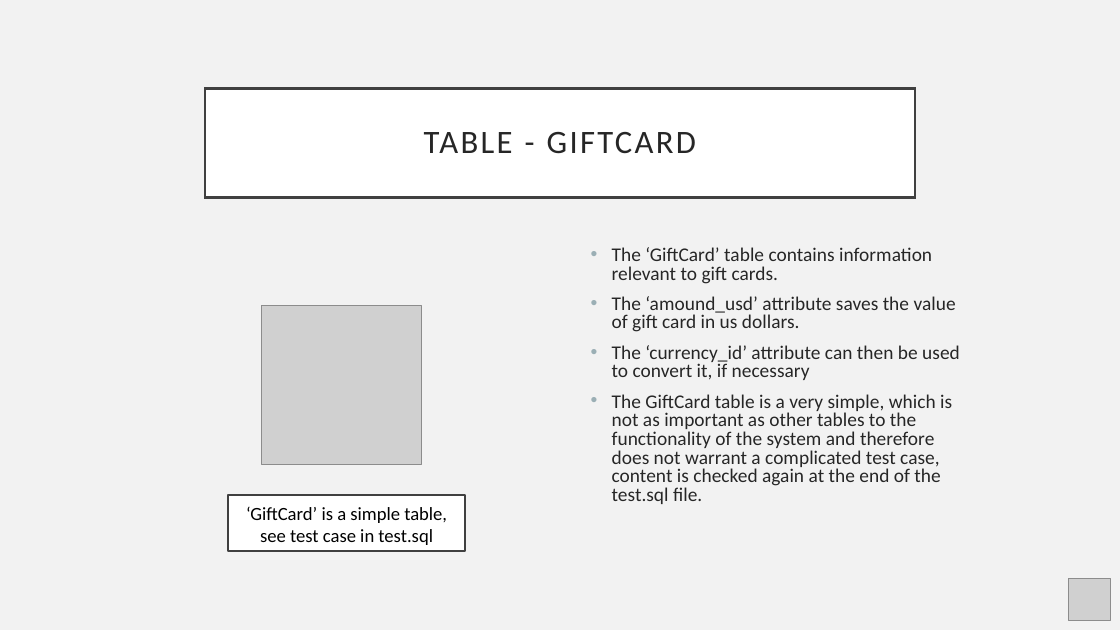
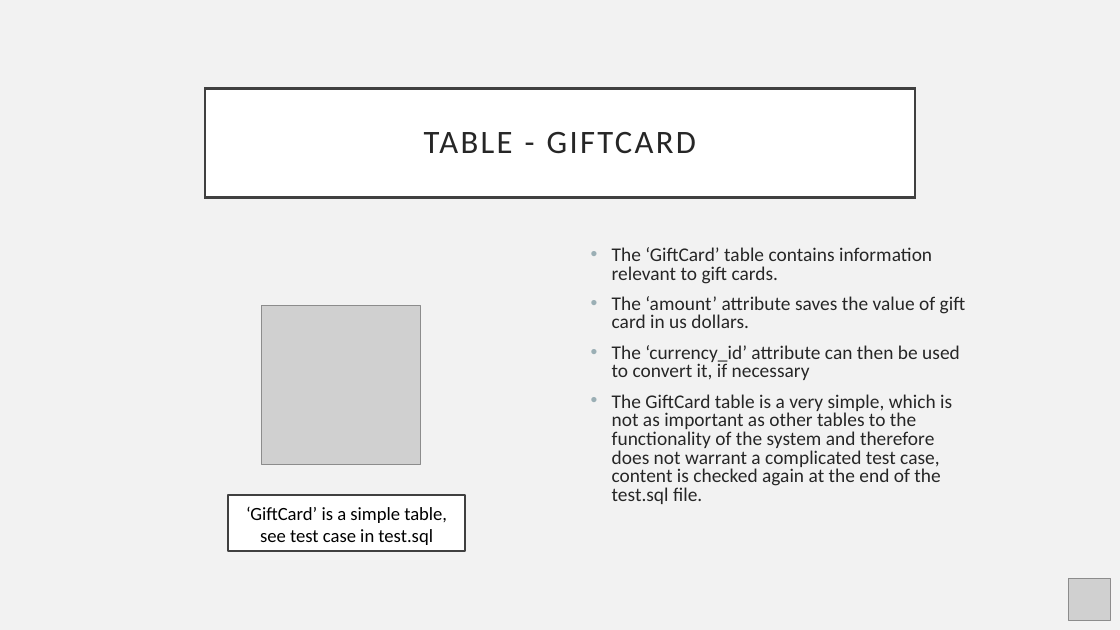
Before and after one commit to LeftEmpty/AirBnB_DBMS_Imitation, a slide deck: slide 29 of phase_2/phase_2_db_presentation.pptx. Drawn at 1120x630 pixels with LibreOffice and Linux fonts; fonts in the diff are those of the drawing; grey boxes stand for pictures. Boxes give left, top, right and bottom in pixels: in the first picture for what was removed or moved away, otherwise in the second. Text is boxed around its words. In the diff, an @@ line names an element or a change of style, - is before the commit and + after.

```diff
--- a/phase_2/phase_2_db_presentation.pptx
+++ b/phase_2/phase_2_db_presentation.pptx
@@ text at box(612, 296, 966, 328): text changed @@
-• The ‘amound_usd’ attribute saves the value of gift card in us dollars.
+• The ‘amount’ attribute saves the value of gift card in us dollars.
```
Also in this commit, not shown: 5 other slides changed, 15 other files.
